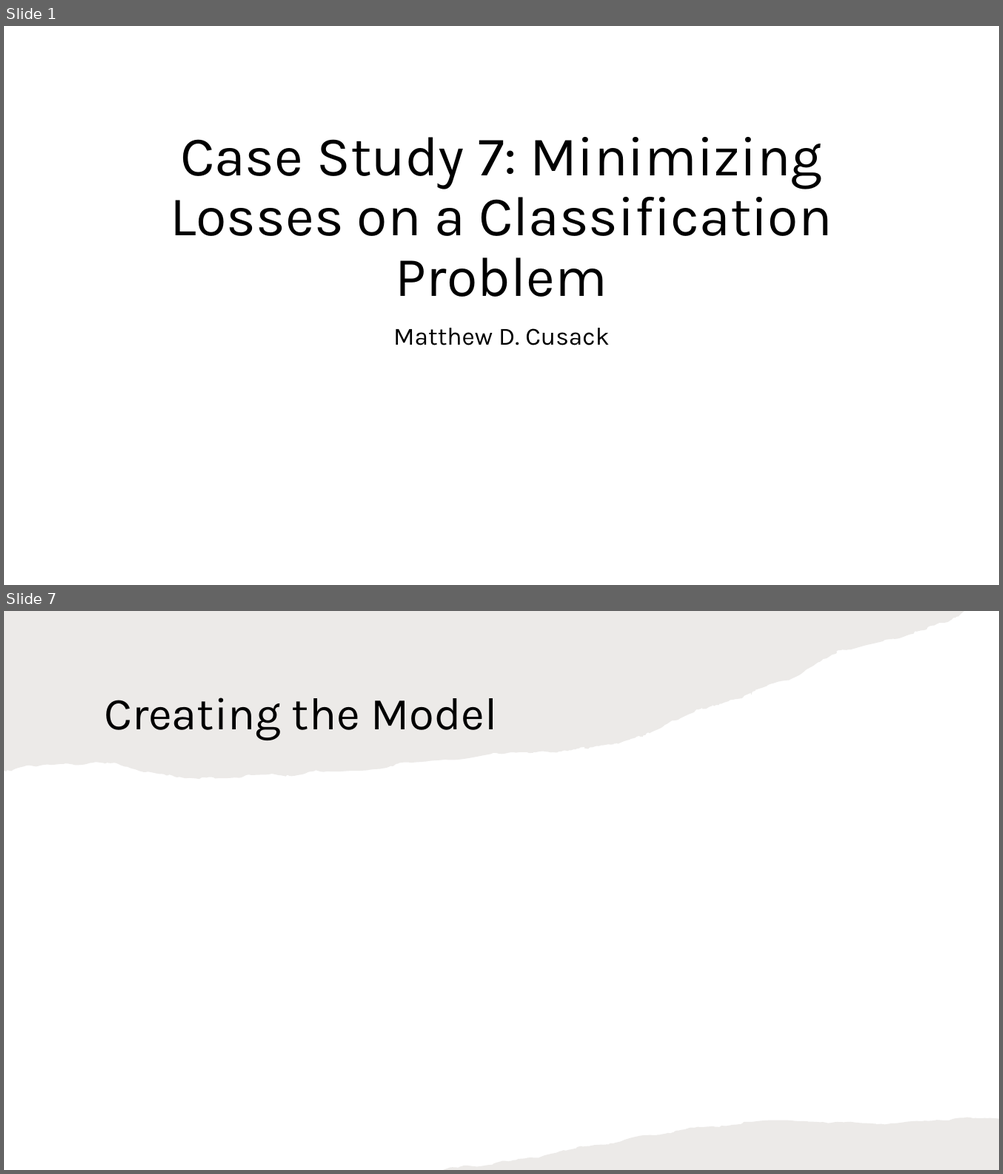
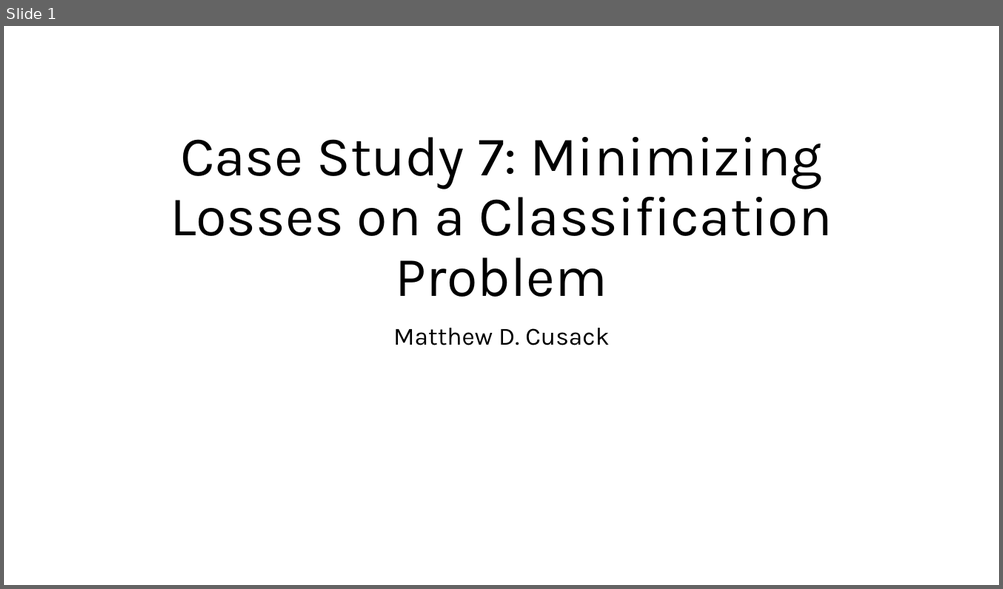
Before and after one commit to Mcusac/Case-Study-X, a slide deck: Cusack_Matthew_CaseStudy7.pptx. Shown one above the other, each under a label of ours: slides 1 and 7 before the commit, slide 1 after it; the slides between them are not shown. The pictures are 1003x1174 and 1003x589 pixels, drawn with LibreOffice and Linux fonts; fonts in the diff are those of the drawing. Boxes give left, top, right and bottom in pixels: in the first picture for what was removed or moved away, otherwise in the second. Text is boxed around its words. In the diff, an @@ line names an element or a change of style, - is before the commit and + after.

```diff
--- a/Cusack_Matthew_CaseStudy7.pptx
+++ b/Cusack_Matthew_CaseStudy7.pptx
@@ slide 7 removed at [4,611,999,1170], background #FFFFFF @@
@@ freeform shape removed at [4,611,965,779] @@
@@ title removed at [104,698,497,741] @@
-Creating the Model
@@ freeform shape removed at [444,1118,999,1170] @@
```
Also in this commit, not shown: 10 slides changed, 6 slides added, 2 other slides removed, 15 other files.
